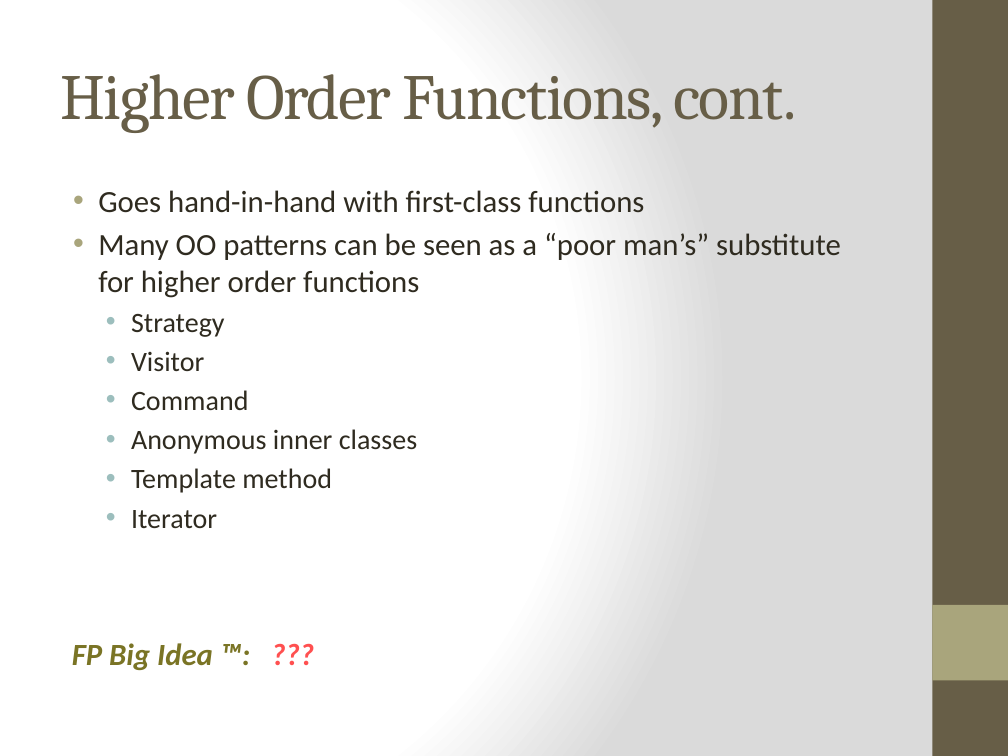
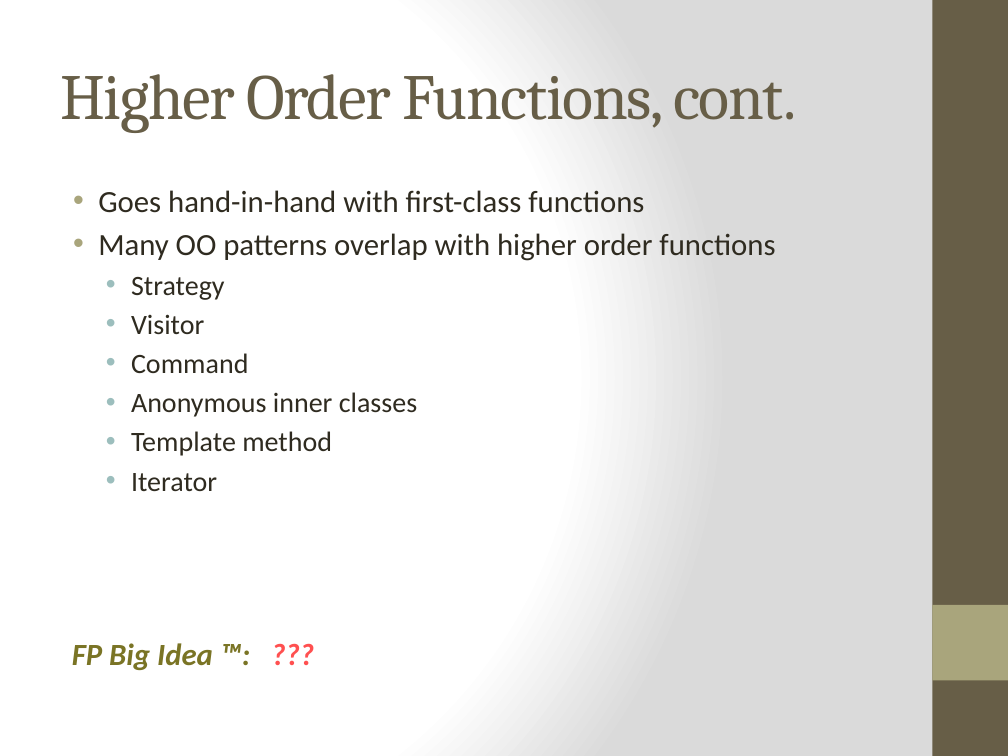
Before and after one commit to bjhartin/FoundationsOfFunctionalProgramming, a slide deck: slide 24 of FoundationsOfFunctionalProgramming.pptx. Drawn at 1008x756 pixels with LibreOffice and Linux fonts; fonts in the diff are those of the drawing. Boxes give left, top, right and bottom in pixels: in the first picture for what was removed or moved away, otherwise in the second. Text is boxed around its words. In the diff, an @@ line names an element or a change of style, - is before the commit and + after.

```diff
--- a/FoundationsOfFunctionalProgramming.pptx
+++ b/FoundationsOfFunctionalProgramming.pptx
@@ text at [98, 233, 775, 261]: text changed @@
-• Many OO patterns can be seen as a “poor man’s” substitute for higher order functions
+• Many OO patterns overlap with higher order functions
```
Also in this commit, not shown: 6 other slides changed, 2 slides added, 2 slides removed, 2 other files.
